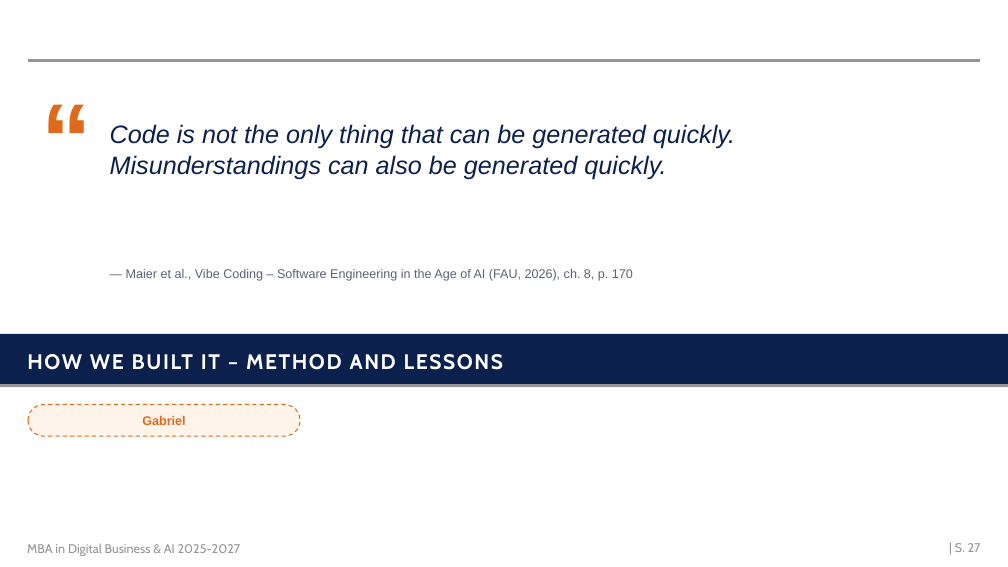
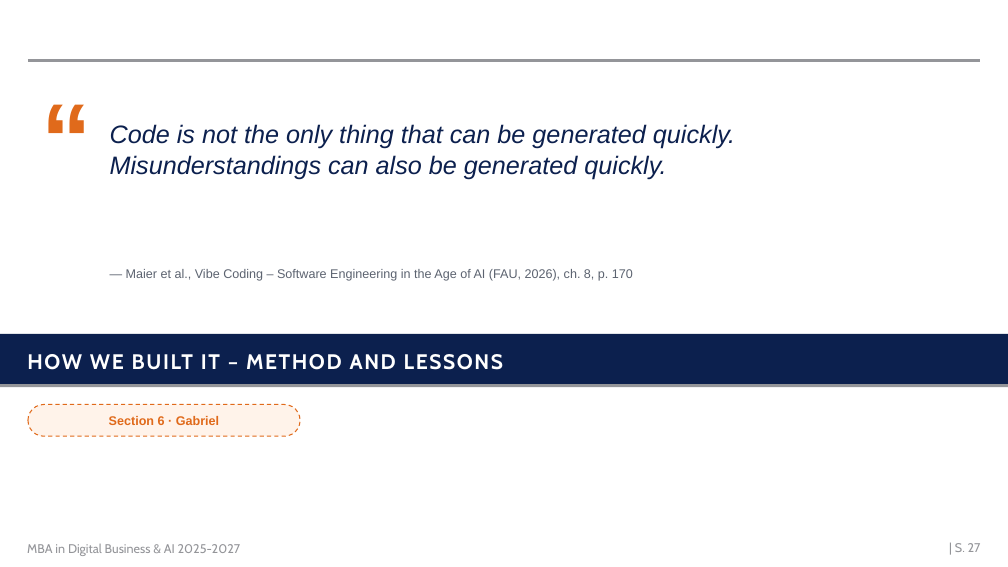
Before and after one commit to mrh421/Applied_AI_DAIY, a slide deck: slide 27 of presentation/DAIY_presentation_v6.pptx. Drawn at 1008x567 pixels with LibreOffice and Linux fonts; fonts in the diff are those of the drawing; background and template pictures are left out. Boxes give left, top, right and bottom in pixels: in the first picture for what was removed or moved away, otherwise in the second. Text is boxed around its words. In the diff, an @@ line names an element or a change of style, - is before the commit and + after.

```diff
--- a/presentation/DAIY_presentation_v6.pptx
+++ b/presentation/DAIY_presentation_v6.pptx
@@ text at [109, 416, 219, 425]: text changed @@
-Gabriel
+Section 6 · Gabriel
```
Also in this commit, not shown: 8 other slides changed, 1 other file.
